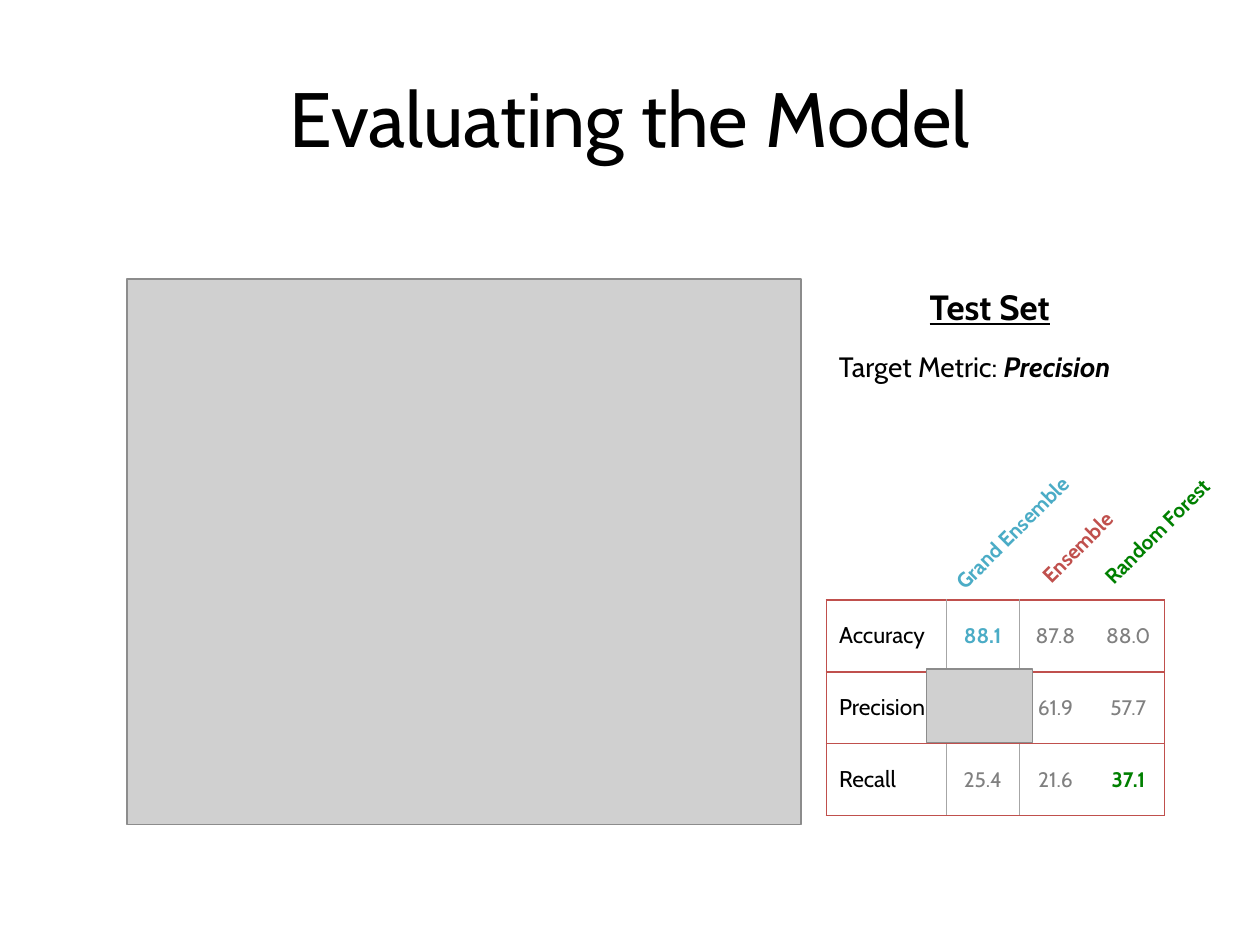
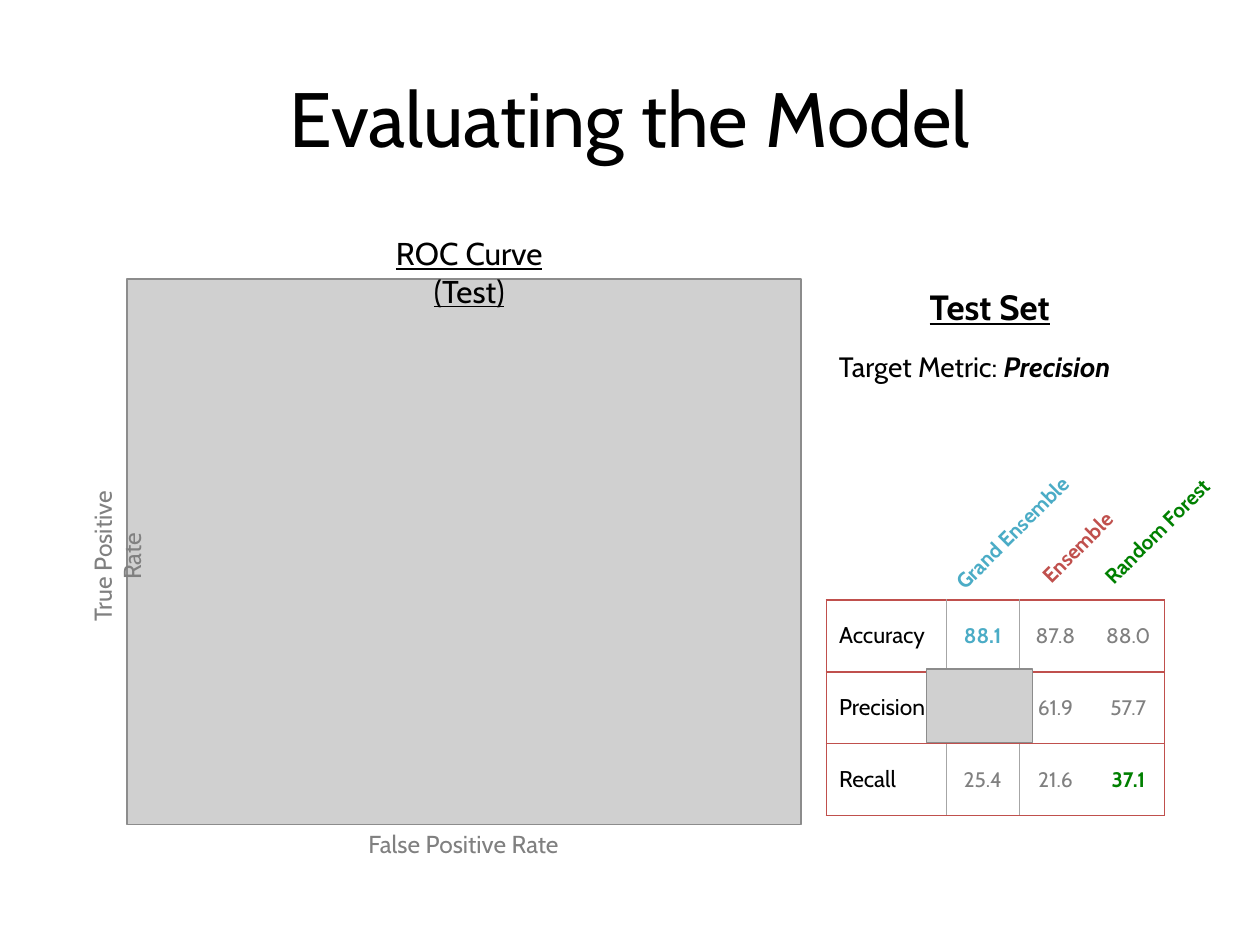
Before and after one commit to yungmsh/mining_the_common_app, a slide deck: slide 6 of presentation/MikeYung_Presentation_v1.pptx (slide 7 before the commit). Drawn at 1260x945 pixels with LibreOffice and Linux fonts; fonts in the diff are those of the drawing; grey boxes stand for pictures; background and template pictures are left out. Boxes give left, top, right and bottom in pixels: in the first picture for what was removed or moved away, otherwise in the second. Text is boxed around its words. In the diff, an @@ line names an element or a change of style, - is before the commit and + after.

```diff
--- a/presentation/MikeYung_Presentation_v1.pptx
+++ b/presentation/MikeYung_Presentation_v1.pptx
@@ text added at [396,242,543,308], 18 pt, text #000000, underline @@
+ROC Curve (Test)
@@ text added at [88,499,148,620], 14 pt, text #808080 @@
+True Positive Rate
@@ text added at [368,834,559,853], 14 pt, text #808080 @@
+False Positive Rate
```
Also in this commit, not shown: 7 other slides changed, 4 slides added, 1 slide removed, 1 other file.
